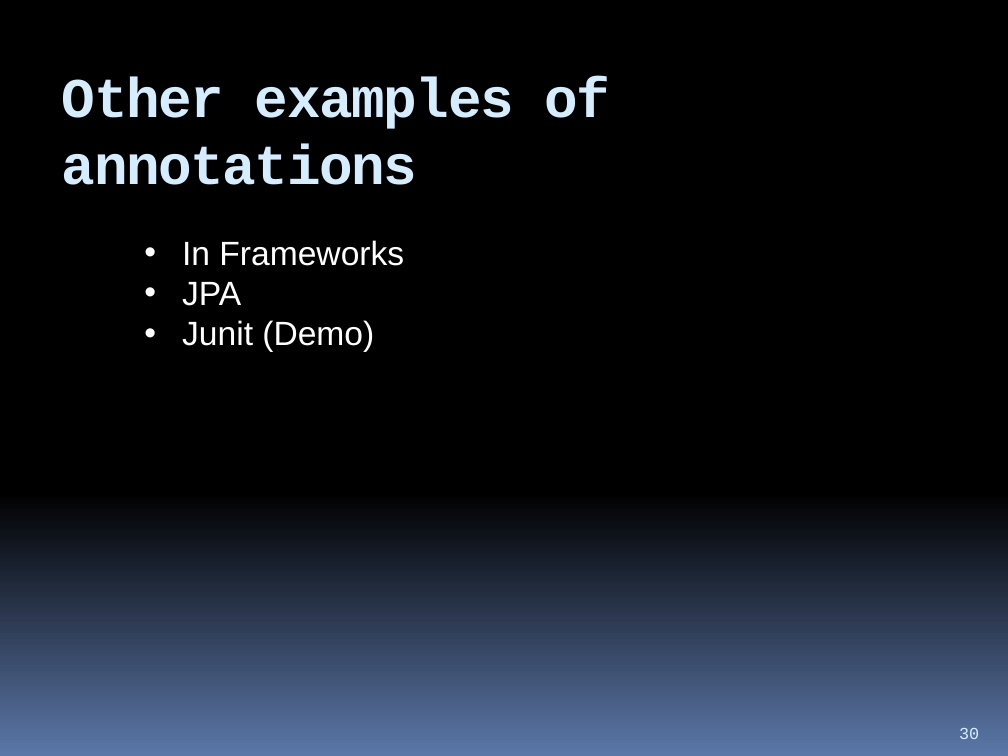
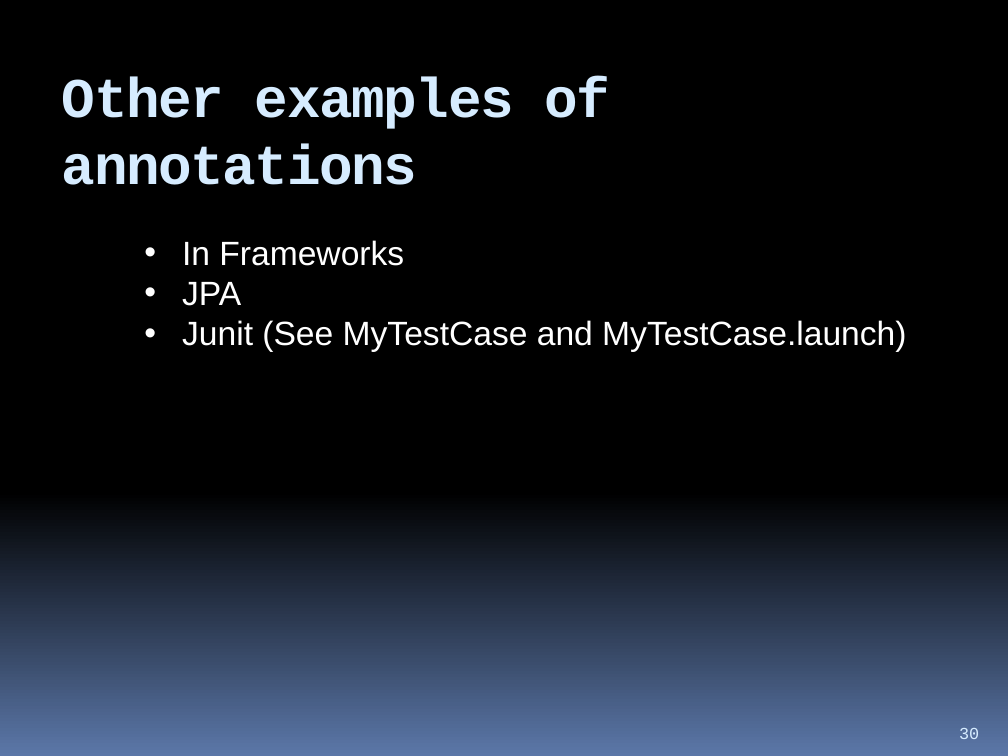
Before and after one commit to hchan/comp2613, a slide deck: slide 30 of coursePresentation.pptx. Drawn at 1008x756 pixels with LibreOffice and Linux fonts; fonts in the diff are those of the drawing. Boxes give left, top, right and bottom in pixels: in the first picture for what was removed or moved away, otherwise in the second. Text is boxed around its words. In the diff, an @@ line names an element or a change of style, - is before the commit and + after.

```diff
--- a/coursePresentation.pptx
+++ b/coursePresentation.pptx
@@ text at (182,320,906,352): text changed @@
-• Junit (Demo)
+• Junit (See MyTestCase and MyTestCase.launch)
```
Also in this commit, not shown: 1 other slide changed, 3 other files.
